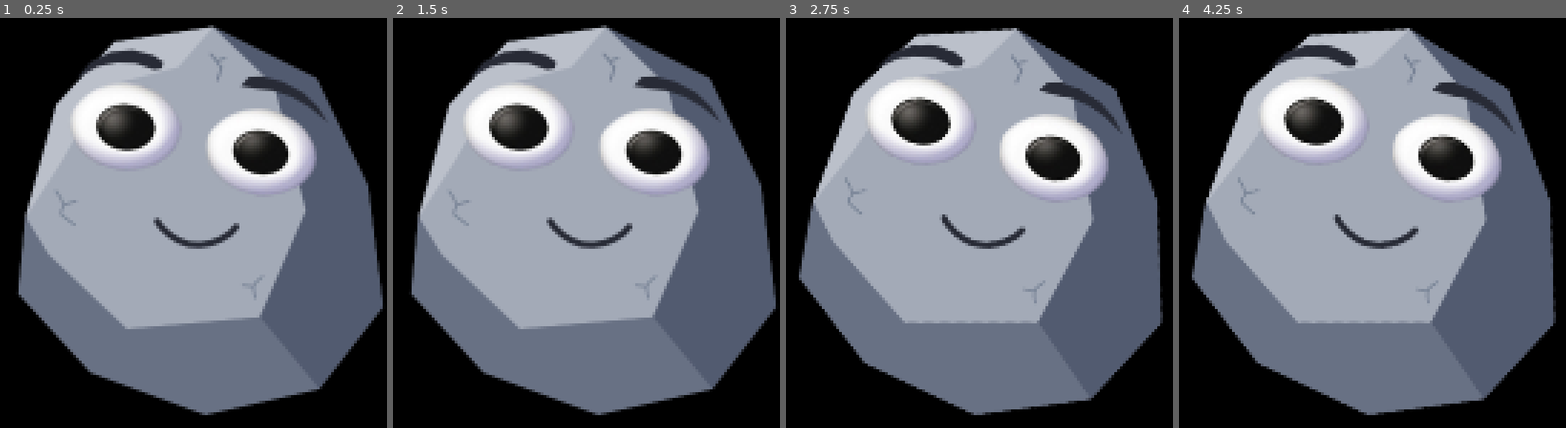
Above: before the commit, frames 1-4 (left to right).
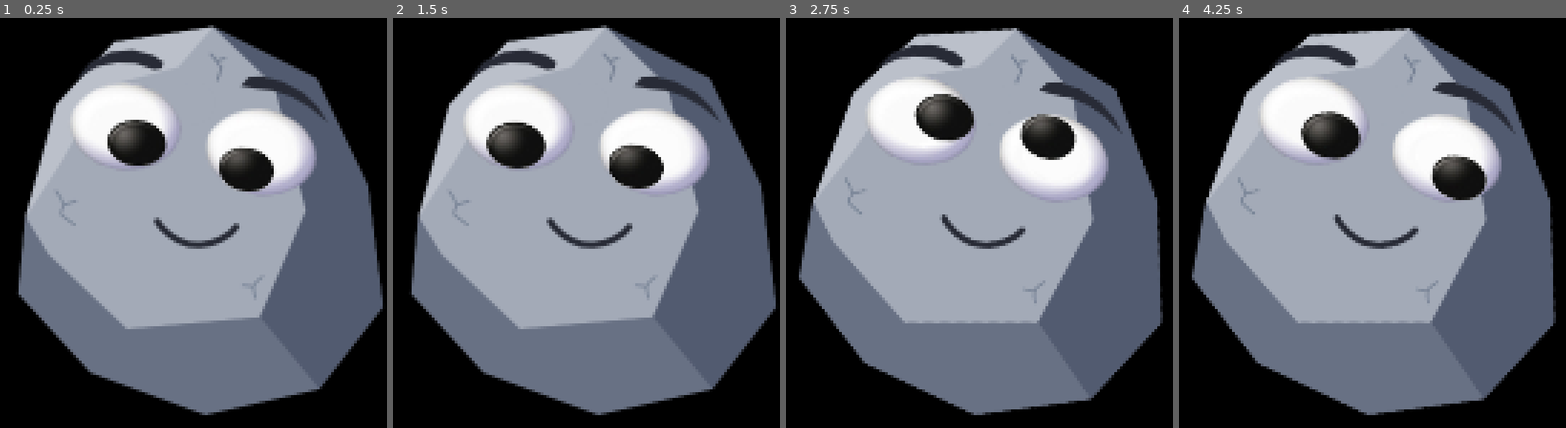
Above: after the commit, the same moments.

Repository: rayne-rb/Klippy
Game: Godot game, scene res://features/pet/Klippy.tscn
Same seed, same stepped clock (60 frames per second), same inputs: the game is played once before the commit and once after it.
Inputs (mouse positions are in pixels of both pictures, inside the frame that each line leads up to):
- Up to frame 1 (0.25 s): no input
- Up to frame 2 (1.5 s): tap Enter at 0.5 s; move the mouse to (714, 198) at 0.52 s; click (714, 198) at 0.67 s; tap Space at 1.25 s; drag from (474, 255) to (559, 341) at 1.27 s
- Up to frame 3 (2.75 s): move the mouse to (1041, 104) at 2.02 s; click (1041, 104) at 2.17 s
- Up to frame 4 (4.25 s): tap Enter at 2.75 s; drag from (1345, 341) to (1202, 141) at 2.77 s; move the mouse to (1546, 313) at 3.52 s; click (1546, 313) at 3.67 s

The runs differ from the first frame. In frame 1, 3.6% of the frame differs, in the area x 24-76%, y 20-43%; in frame 2, 3.3%; in frame 3, 3.7%; in frame 4, 3.8%, in the area x 27-80%, y 19-45%.

Commit message:
Add pupil tracking mechanics and art assets for Klippy
- Introduced left and right pupil tracking based on mouse position.
- Added new art assets for Klippy's body, details, and facial components.
- Updated `Klippy.tscn` to integrate new textures and structured nodes for facial features.
- Implemented `_update_pupils` logic to dynamically follow the cursor while maintaining bounds.

Diff:
--- a/Klippy.Companion/features/pet/Klippy.gd
+++ b/Klippy.Companion/features/pet/Klippy.gd
@@ -31,6 +31,22 @@
 const HUNGRY_BURST_INTERVAL := 300.0
 const VERY_HUNGRY_BURST_INTERVAL := 150.0
 
+const PUPIL_FOLLOW_RATE := 12.0
+# Rest position and the room each pupil has to move before its edge would exit
+# the eye white, per side, traced from the source art (both eyes are hand-drawn
+# and asymmetric, so this isn't derived at runtime). Rest is expressed in
+# Sprite2D-local space, which Godot centers on the 400x400 texture's midpoint
+# (Sprite2D.centered defaults to true) — that's why these aren't the raw
+# 0..400 pixel coordinates traced from the image.
+const LEFT_PUPIL_REST := Vector2(150.5 - 200.0, 129.5 - 200.0)
+# The left eye's raw alpha bbox is misleading on the right side: it picks up a
+# small highlight-glint blob near the top-right that's disconnected from the
+# actual socket. Traced at the pupil's own vertical center instead, the real
+# eye-white edge there is ~x=189, not the ~213 the full-image bbox suggests.
+const LEFT_PUPIL_BOUNDS := Rect2(-18.0, -15.0, 35.0, 28.0)
+const RIGHT_PUPIL_REST := Vector2(245.0 - 200.0, 147.0 - 200.0)
+const RIGHT_PUPIL_BOUNDS := Rect2(-19.0, -15.0, 38.0, 30.0)
+
 const PLAY_MIN_HEALTH := 60.0
 const PLAY_DISTANCE_THRESHOLD := 400.0
 const PLAY_MOOD_BOOST := 1.5
@@ -59,6 +75,9 @@
 
 var remote_control: RemoteControl
 
+var left_pupil: Sprite2D
+var right_pupil: Sprite2D
+
 var speech_bubble: SpeechBubble
 var complaint_cooldown_timer: Timer
 var stats: PetStats
@@ -79,6 +98,8 @@
 
 func _ready() -> void:
 	super._ready()
+	left_pupil = sprite.get_node(^"LeftPupil") as Sprite2D
+	right_pupil = sprite.get_node(^"RightPupil") as Sprite2D
 	_build_click_through_mask()
 	_recompute_physical_properties()
 
@@ -613,6 +634,44 @@
 	mass = pow(current_size / REFERENCE_SIZE, 2.0)
 
 
+func _process(delta: float) -> void:
+	_update_pupils(delta)
+
+
+## Point both pupils at the mouse. Reads the OS-level cursor position rather
+## than [method Node2D.get_global_mouse_position] because most of Klippy's
+## window is a mouse-passthrough region — the viewport's cached mouse position
+## only updates on motion events the window actually receives, which is rare,
+## so it would sit frozen and then jump. [method Node2D.to_local] then folds
+## out the sprite's current scale/rotation, giving the mouse position in the
+## same unrotated space the bounds below were traced in, regardless of whether
+## Klippy is currently spinning from a drag or a throw.
+func _update_pupils(delta: float) -> void:
+	var mouse_window_local := Vector2(DisplayServer.mouse_get_position() - get_window().position)
+	var look_pos := sprite.to_local(mouse_window_local)
+	left_pupil.position = _follow_pupil(left_pupil.position, look_pos - LEFT_PUPIL_REST, LEFT_PUPIL_BOUNDS, delta)
+	right_pupil.position = _follow_pupil(right_pupil.position, look_pos - RIGHT_PUPIL_REST, RIGHT_PUPIL_BOUNDS, delta)
+
+
+## [param bounds] holds the max reach per direction (left/up as its negative
+## position, right/down as its end), not a box to clamp into directly — the
+## eye white is oval, so a plain per-axis clampf would let the offset reach
+## the box's corners, which sit outside the actual eye shape. Scaling back
+## any offset that falls outside the quadrant's ellipse keeps the pupil
+## inside the socket at every angle instead of just on the axes.
+func _follow_pupil(current: Vector2, wanted_offset: Vector2, bounds: Rect2, delta: float) -> Vector2:
+	var rx := bounds.end.x if wanted_offset.x >= 0.0 else -bounds.position.x
+	var ry := bounds.end.y if wanted_offset.y >= 0.0 else -bounds.position.y
+	var clamped := wanted_offset
+	if rx > 0.0 and ry > 0.0:
+		var t := pow(wanted_offset.x / rx, 2) + pow(wanted_offset.y / ry, 2)
+		if t > 1.0:
+			clamped = wanted_offset / sqrt(t)
+
+	var lerp_t := 1.0 - exp(-PUPIL_FOLLOW_RATE * delta)
+	return current.lerp(clamped, lerp_t)
+
+
 func _input(event: InputEvent) -> void:
 	super._input(event)
 
--- a/Klippy.Companion/features/pet/Klippy.tscn
+++ b/Klippy.Companion/features/pet/Klippy.tscn
@@ -1,7 +1,12 @@
-[gd_scene load_steps=3 format=3]
+[gd_scene load_steps=8 format=3]
 
-[ext_resource type="Texture2D" uid="uid://cx7tkqa2h0qcw" path="res://assets/Klippy.png" id="1_texture"]
+[ext_resource type="Texture2D" uid="uid://b5qirws2ksm4w" path="res://assets/KlippyCosmetics/Bodies/Default/KlippyBody.png" id="1_body"]
 [ext_resource type="Script" path="res://features/pet/Klippy.gd" id="2_script"]
+[ext_resource type="Texture2D" uid="uid://dkwpa1bfqf10n" path="res://assets/KlippyCosmetics/Bodies/Default/KlippyDetail.png" id="3_detail"]
+[ext_resource type="Texture2D" uid="uid://c6wug8hh4k2m1" path="res://assets/KlippyCosmetics/Bodies/Default/KlippyLeftEye.png" id="4_lefteye"]
+[ext_resource type="Texture2D" uid="uid://cita80syoaur0" path="res://assets/KlippyCosmetics/Bodies/Default/KlippyLeftPupil.png" id="5_leftpupil"]
+[ext_resource type="Texture2D" uid="uid://boswvb4mxmkbk" path="res://assets/KlippyCosmetics/Bodies/Default/KlippyRightEye.png" id="6_righteye"]
+[ext_resource type="Texture2D" uid="uid://ylmhr715vxj8" path="res://assets/KlippyCosmetics/Bodies/Default/KlippyRightPupil.png" id="7_rightpupil"]
 
 [node name="Klippy" type="Node2D"]
 position = Vector2(100, 100)
@@ -9,4 +14,19 @@
 
 [node name="Sprite2D" type="Sprite2D" parent="."]
 scale = Vector2(0.5, 0.5)
-texture = ExtResource("1_texture")
+texture = ExtResource("1_body")
+
+[node name="Detail" type="Sprite2D" parent="Sprite2D"]
+texture = ExtResource("3_detail")
+
+[node name="LeftEye" type="Sprite2D" parent="Sprite2D"]
+texture = ExtResource("4_lefteye")
+
+[node name="LeftPupil" type="Sprite2D" parent="Sprite2D"]
+texture = ExtResource("5_leftpupil")
+
+[node name="RightEye" type="Sprite2D" parent="Sprite2D"]
+texture = ExtResource("6_righteye")
+
+[node name="RightPupil" type="Sprite2D" parent="Sprite2D"]
+texture = ExtResource("7_rightpupil")
Binary file added: Klippy.Companion/assets/KlippyCosmetics/Bodies/Default/KlippyBody.png
Not shown, added: Klippy.Companion/assets/KlippyCosmetics/Bodies/Default/KlippyBody.png.import
Binary file added: Klippy.Companion/assets/KlippyCosmetics/Bodies/Default/KlippyDetail.png
Not shown, added: Klippy.Companion/assets/KlippyCosmetics/Bodies/Default/KlippyDetail.png.import
Binary file added: Klippy.Companion/assets/KlippyCosmetics/Bodies/Default/KlippyLeftEye.png
Not shown, added: Klippy.Companion/assets/KlippyCosmetics/Bodies/Default/KlippyLeftEye.png.import
Binary file added: Klippy.Companion/assets/KlippyCosmetics/Bodies/Default/KlippyLeftPupil.png
Not shown, added: Klippy.Companion/assets/KlippyCosmetics/Bodies/Default/KlippyLeftPupil.png.import
Binary file added: Klippy.Companion/assets/KlippyCosmetics/Bodies/Default/KlippyRightEye.png
Not shown, added: Klippy.Companion/assets/KlippyCosmetics/Bodies/Default/KlippyRightEye.png.import
Binary file added: Klippy.Companion/assets/KlippyCosmetics/Bodies/Default/KlippyRightPupil.png
Not shown, added: Klippy.Companion/assets/KlippyCosmetics/Bodies/Default/KlippyRightPupil.png.import
